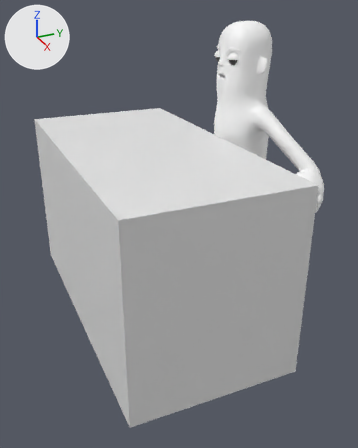
What one commit did to the Blender file models/citizen/poker_citizen.blend.
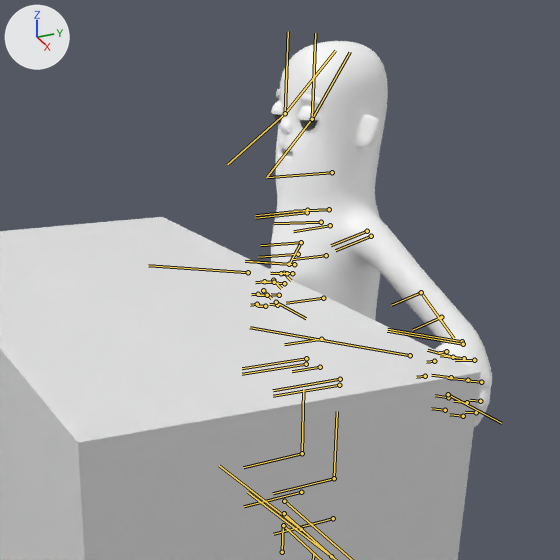
There are two pictures of each version: one whole from a 50 mm camera at (2.77, -1.73, 1.95) aimed at (0.12, -0.54, 0.63), one close up on the part from 22% to 100% of the width and 0% to 62% of the height. Lighting does not change. The marker at upper left points along +X, +Y and +Z. The bones that bend it are drawn over the model as lines in the close-ups.

Objects in the first close-up: 'CitizenHands_LOD0', 'CitizenHead_LOD0', 'CitizenTorso_LOD0', 'Cube'.
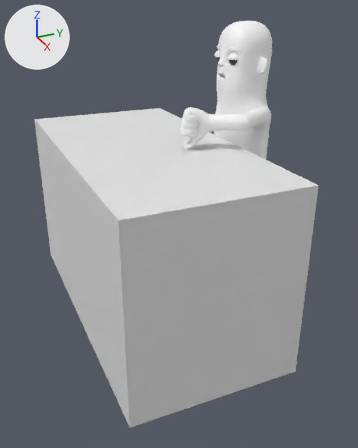
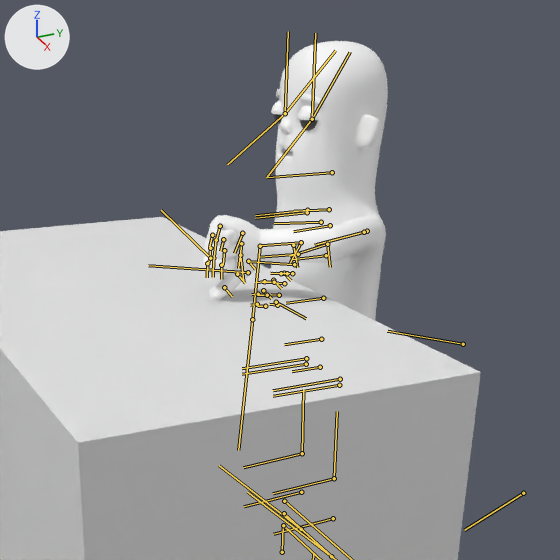
The newer file adds an action. The first version stands in its rest pose; the second is drawn at frame 1 of the action 'ThumbsDown'.

Where the change shows, as pixel boxes (x1, y1, x2, y2) in the close-ups (560 x 560 px):
'CitizenTorso_LOD0', posed: before (271, 203, 476, 344); after (261, 203, 386, 320)
'CitizenHands_LOD0', posed: before (270, 268, 492, 427); after (203, 215, 271, 300)
bone 'arm_upper_L', root to tip: before (367, 231) to (331, 245); after (367, 231) to (317, 244)
bone 'finger_thumb_0_L', root to tip: before (446, 351) to (439, 352); after (248, 261) to (255, 269)
bone 'finger_thumb_1_L', root to tip: before (434, 361) to (426, 362); after (237, 274) to (245, 283)
bone 'finger_index_0_L', root to tip: before (451, 377) to (431, 375); after (213, 258) to (213, 277)
bone 'finger_index_1_L', root to tip: before (448, 397) to (435, 395); after (207, 263) to (207, 277)
bone 'finger_index_2_L', root to tip: before (445, 410) to (431, 408); after (221, 265) to (221, 279)
bone 'finger_middle_0_L', root to tip: before (468, 380) to (447, 378); after (216, 240) to (213, 261)
bone 'finger_middle_1_L', root to tip: before (467, 402) to (453, 401); after (210, 248) to (209, 262)
bone 'finger_middle_2_L', root to tip: before (463, 416) to (449, 414); after (224, 250) to (223, 264)
bone 'finger_ring_0_L', root to tip: before (481, 382) to (466, 380); after (220, 226) to (215, 242)
bone 'finger_ring_1_L', root to tip: before (480, 401) to (470, 400); after (212, 235) to (209, 246)
bone 'finger_ring_2_L', root to tip: before (476, 412) to (465, 412); after (223, 239) to (220, 251)
bone 'hand_L_IK_target', root to tip: before (410, 355) to (250, 327); after (252, 319) to (238, 450)

What the commit changed:
Bone 'arm_upper_L' (bone_arm_upper_l) turns from (0, 0, 0) to (5, 52, 12) degrees about its own x, y and z.
Bone 'finger_thumb_0_L' (bone_finger_thumb_0_l) turns from (0, 0, 0) to (-2, 5, -1) degrees about its own x, y and z.
Bone 'finger_thumb_1_L' (bone_finger_thumb_1_l) turns from (0, 0, 0) to (-2, 17, -1) degrees about its own x, y and z.
Bone 'finger_index_0_L' (bone_finger_index_0_l) moves from (0.0, 0.0, 0.0) to (0.7, 0.0, 0.7).
Bone 'finger_index_0_L' (bone_finger_index_0_l) turns from (0, 0, 0) to (0, -56, 0) degrees about its own x, y and z.
Bone 'finger_index_1_L' (bone_finger_index_1_l) moves from (0.0, 0.0, 0.0) to (0.9, 0.0, -0.5).
Bone 'finger_index_1_L' (bone_finger_index_1_l) turns from (0, 0, 0) to (0, -66, 0) degrees about its own x, y and z.
Bone 'finger_index_2_L' (bone_finger_index_2_l) moves from (0.0, 0.0, 0.0) to (0.2, 0.0, -0.6).
Bone 'finger_index_2_L' (bone_finger_index_2_l) turns from (0, 0, 0) to (0, -51, 0) degrees about its own x, y and z.
Bone 'finger_middle_0_L' (bone_finger_middle_0_l) moves from (0.0, 0.0, 0.0) to (0.1, 0.0, 0.5).
Bone 'finger_middle_0_L' (bone_finger_middle_0_l) turns from (0, 0, 0) to (0, -56, 0) degrees about its own x, y and z.
Bone 'finger_middle_1_L' (bone_finger_middle_1_l) moves from (0.0, 0.0, 0.0) to (0.4, 0.0, 0.2).
Bone 'finger_middle_1_L' (bone_finger_middle_1_l) turns from (0, 0, 0) to (0, -66, 0) degrees about its own x, y and z.
Bone 'finger_middle_2_L' (bone_finger_middle_2_l) moves from (0.0, 0.0, 0.0) to (-0.1, 0.0, 0.2).
Bone 'finger_middle_2_L' (bone_finger_middle_2_l) turns from (0, 0, 0) to (0, -51, 0) degrees about its own x, y and z.
Bone 'finger_ring_0_L' (bone_finger_ring_0_l) moves from (0.0, 0.0, 0.0) to (-0.1, 0.0, 0.5).
Bone 'finger_ring_0_L' (bone_finger_ring_0_l) turns from (0, 0, 0) to (0, -56, 0) degrees about its own x, y and z.
Bone 'finger_ring_1_L' (bone_finger_ring_1_l) moves from (0.0, 0.0, 0.0) to (0.0, 0.0, -0.6).
Bone 'finger_ring_1_L' (bone_finger_ring_1_l) turns from (0, 0, 0) to (0, -66, 0) degrees about its own x, y and z.
Bone 'finger_ring_2_L' (bone_finger_ring_2_l) moves from (0.0, 0.0, 0.0) to (-0.6, 0.0, -0.6).
Bone 'finger_ring_2_L' (bone_finger_ring_2_l) turns from (0, 0, 0) to (0, -51, 0) degrees about its own x, y and z.
Bone 'hand_L_IK_target' (bone_hand_l_ik_target) moves from (0.0, 0.0, 0.0) to (-16.3, 41.8, 19.4).
Bone 'hand_L_IK_target' (bone_hand_l_ik_target) turns from (0, 0, 0) to (118, -14, 95) degrees about its own x, y and z.
